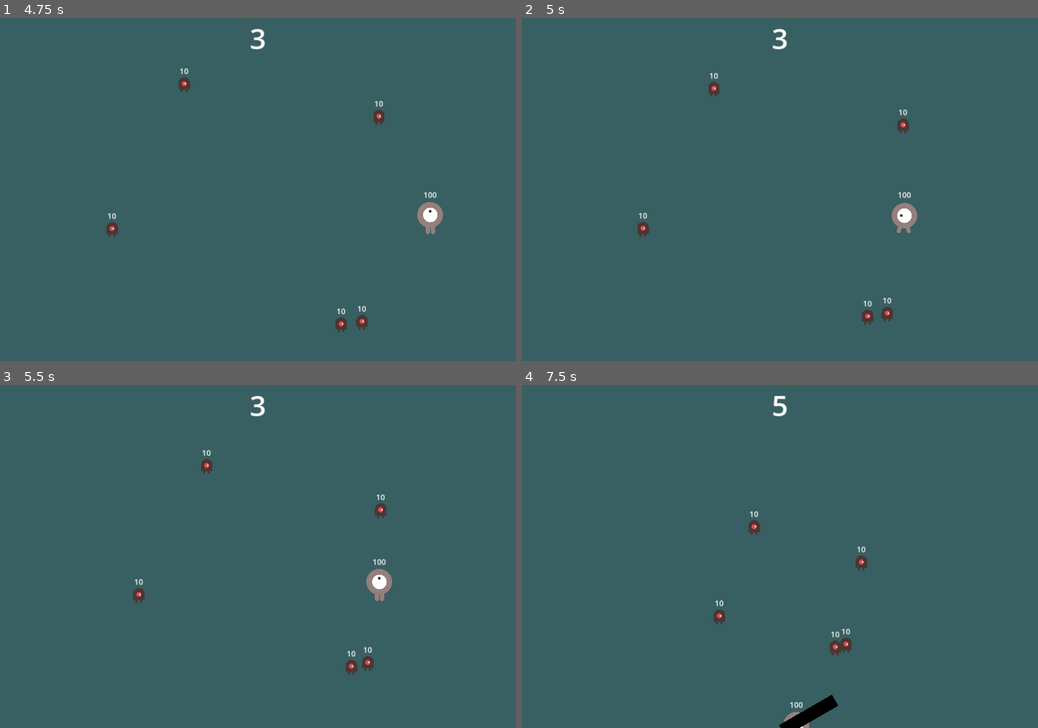
Above: before the commit, frames 1-4 (two rows, left to right).
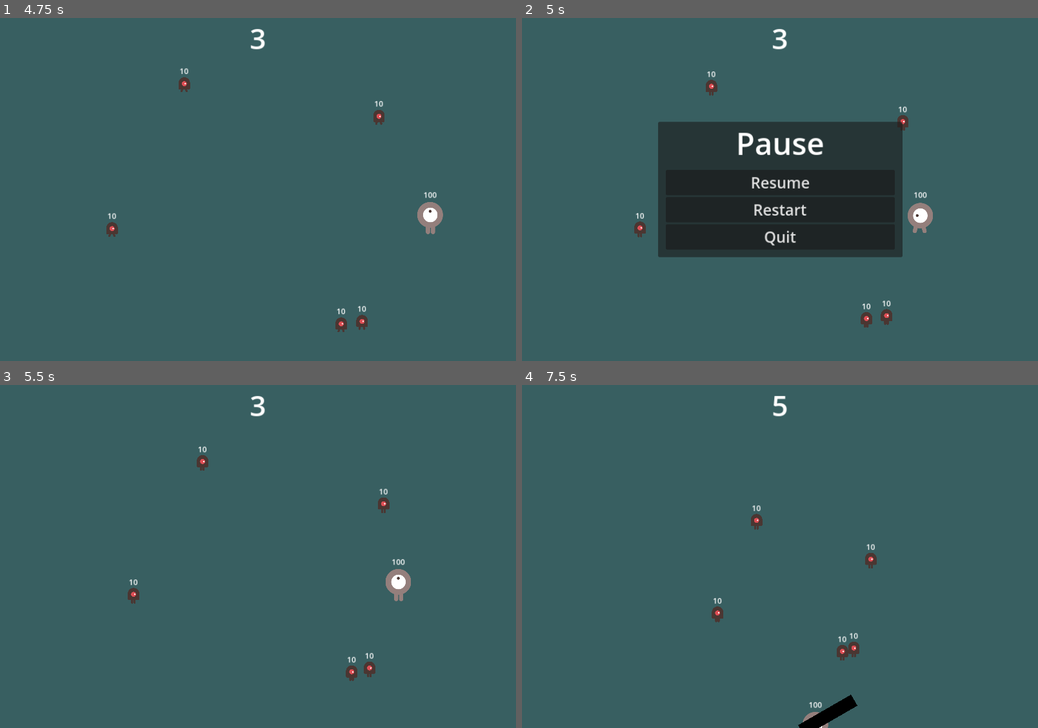
Above: after the commit, the same moments.

Repository: LimZiJia/SurviveTheSemester
Game: Godot game, scene res://main.tscn
The game is run twice, just before and just after one commit, with the same random seed, the same clock (stepped at 60 frames per second) and the same inputs.
Inputs (mouse positions are in pixels of both pictures, inside the frame that each line leads up to):
- Up to frame 1 (4.75 s): click "Start" at 0.5 s; tap Enter (start_game) at 1.25, 1.35, 2.3, 2.85, 3.6, 4.55 s; hold D (move_right) 1.28-2.03 s; hold S (move_down) 2.03-2.78 s; tap Space (attack) at 2.1, 4.35 s; hold D (move_right) 2.78-3.53 s; hold W (move_up) 3.53-4.28 s; hold A (move_left) from 4.28 s (still down)
- Up to frame 2 (5 s): keep holding A (move_left); tap Escape (pause, bound only after the commit) at 4.9 s
- Up to frame 3 (5.5 s): release A (move_left) at 5 s; click (258, 549) at 5 s, where only the run after the commit has a clickable "Resume"
- Up to frame 4 (7.5 s): hold A (move_left) 5.78-6.53 s; tap Enter (start_game) at 5.85, 6.6 s; hold S (move_down) 6.53-7.28 s; hold D (move_right) from 7.28 s (still down); tap Space (attack) at 7.35 s

Frame 1 is identical in both runs. In frame 2, 20% of the frame differs, in the area x 21-80%, y 15-91%; in frame 3, 1.3%; in frame 4, 1.4%.

Commit message:
Added pause menu
1) Added ability to pause, restart game
2) Added pause menu that is activated by the ESC key and includes resume, restart, quit
3) Modified visibility of melee weapon rather than just the sprite

Diff:
--- a/config/wave_config.json
+++ b/config/wave_config.json
@@ -33,5 +33,19 @@
 		"damage": 10.0,
 		"count": 8,
 		"cooldown": 15.0
+	},
+	{
+		"health": 15.0,
+		"speed": 150.0,
+		"damage": 7.0,
+		"count": 20,
+		"cooldown": 5.0
+	},
+	{
+		"health": 5.0,
+		"speed": 75.0,
+		"damage": 5.0,
+		"count": 20,
+		"cooldown": 15.0
 	}
 ]
--- a/main.gd
+++ b/main.gd
@@ -2,9 +2,11 @@
 
 
 var score := 0
+var is_playing := false
 
 
 func new_game() -> void:
+	is_playing = true
 	score = 0
 	$HUD.update_score(score)
 
@@ -20,6 +22,7 @@
 
 
 func game_over() -> void:
+	is_playing = false
 	get_tree().call_group("mobs", "stop")
 	$WaveController.stop()
 	$ScoreTimer.stop()
@@ -27,6 +30,19 @@
 	$HUD.show_game_over()
 
 
+func restart_game() -> void:
+	$WaveController.stop()
+	$ScoreTimer.stop()
+	$MobTimer.stop()
+
+	new_game()
+
+
+func _input(event: InputEvent) -> void:
+	if event.is_action_pressed("pause") && is_playing:
+		$PauseMenu.pause()
+
+
 func _on_score_timer_timeout() -> void:
 	score += 1
 	$HUD.update_score(score)
--- a/main.tscn
+++ b/main.tscn
@@ -1,10 +1,11 @@
-[gd_scene load_steps=7 format=3 uid="uid://dhdc2gdsepjlg"]
+[gd_scene load_steps=8 format=3 uid="uid://dhdc2gdsepjlg"]
 
 [ext_resource type="PackedScene" uid="uid://24c77tnfu1qt" path="res://mob.tscn" id="1_0euvk"]
 [ext_resource type="PackedScene" uid="uid://bo7u78xqoo0oj" path="res://player.tscn" id="1_63u67"]
 [ext_resource type="Script" path="res://main.gd" id="1_icddk"]
 [ext_resource type="PackedScene" uid="uid://btoirnyhcke3x" path="res://hud.tscn" id="3_cdudp"]
 [ext_resource type="PackedScene" uid="uid://br24lgoadrfx8" path="res://wave_controller.tscn" id="3_mnirc"]
+[ext_resource type="PackedScene" uid="uid://dwhg23qa5e7xs" path="res://pause_menu.tscn" id="6_ln0do"]
 
 [sub_resource type="Curve2D" id="Curve2D_u2oqr"]
 _data = {
@@ -48,6 +49,8 @@
 [node name="StartMarker" type="Marker2D" parent="."]
 position = Vector2(540, 420)
 
+[node name="PauseMenu" parent="." instance=ExtResource("6_ln0do")]
+
 [connection signal="start_game" from="HUD" to="." method="new_game"]
 [connection signal="dead" from="Player" to="." method="game_over"]
 [connection signal="timeout" from="ScoreTimer" to="." method="_on_score_timer_timeout"]
--- /dev/null
+++ b/pause_menu.gd
@@ -0,0 +1,29 @@
+extends ColorRect
+
+@onready var resume_button: Button = \
+	$CenterContainer/PanelContainer/MarginContainer/VBoxContainer/ResumeButton
+@onready var restart_button: Button = \
+	$CenterContainer/PanelContainer/MarginContainer/VBoxContainer/RestartButton
+@onready var quit_button: Button = \
+	$CenterContainer/PanelContainer/MarginContainer/VBoxContainer/QuitButton
+
+func _ready() -> void:
+	resume_button.pressed.connect(resume)
+	restart_button.pressed.connect(restart)
+	quit_button.pressed.connect(get_tree().quit)
+
+
+func pause() -> void:
+	self.visible = true
+	get_tree().paused = true
+
+
+func resume() -> void:
+	self.visible = false
+	get_tree().paused = false
+
+
+func restart() -> void:
+	self.visible = false
+	get_tree().paused = false
+	owner.restart_game()
--- /dev/null
+++ b/pause_menu.tscn
@@ -0,0 +1,62 @@
+[gd_scene load_steps=2 format=3 uid="uid://dwhg23qa5e7xs"]
+
+[ext_resource type="Script" path="res://pause_menu.gd" id="1_p5osi"]
+
+[node name="PauseMenu" type="ColorRect"]
+process_mode = 2
+visible = false
+anchors_preset = 15
+anchor_right = 1.0
+anchor_bottom = 1.0
+grow_horizontal = 2
+grow_vertical = 2
+color = Color(1, 1, 1, 0)
+script = ExtResource("1_p5osi")
+
+[node name="CenterContainer" type="CenterContainer" parent="."]
+layout_mode = 1
+anchors_preset = 15
+anchor_right = 1.0
+anchor_bottom = 1.0
+grow_horizontal = 2
+grow_vertical = 2
+
+[node name="PanelContainer" type="PanelContainer" parent="CenterContainer"]
+custom_minimum_size = Vector2(512, 256)
+layout_mode = 2
+
+[node name="MarginContainer" type="MarginContainer" parent="CenterContainer/PanelContainer"]
+layout_mode = 2
+theme_override_constants/margin_left = 16
+theme_override_constants/margin_right = 16
+theme_override_constants/margin_bottom = 16
+
+[node name="VBoxContainer" type="VBoxContainer" parent="CenterContainer/PanelContainer/MarginContainer"]
+layout_mode = 2
+
+[node name="Label" type="Label" parent="CenterContainer/PanelContainer/MarginContainer/VBoxContainer"]
+layout_mode = 2
+theme_override_font_sizes/font_size = 64
+text = "Pause"
+horizontal_alignment = 1
+
+[node name="HSeparator" type="HSeparator" parent="CenterContainer/PanelContainer/MarginContainer/VBoxContainer"]
+layout_mode = 2
+
+[node name="ResumeButton" type="Button" parent="CenterContainer/PanelContainer/MarginContainer/VBoxContainer"]
+layout_mode = 2
+size_flags_vertical = 3
+theme_override_font_sizes/font_size = 32
+text = "Resume"
+
+[node name="RestartButton" type="Button" parent="CenterContainer/PanelContainer/MarginContainer/VBoxContainer"]
+layout_mode = 2
+size_flags_vertical = 3
+theme_override_font_sizes/font_size = 32
+text = "Restart"
+
+[node name="QuitButton" type="Button" parent="CenterContainer/PanelContainer/MarginContainer/VBoxContainer"]
+layout_mode = 2
+size_flags_vertical = 3
+theme_override_font_sizes/font_size = 32
+text = "Quit"
--- a/project.godot
+++ b/project.godot
@@ -57,6 +57,11 @@
 "events": [Object(InputEventKey,"resource_local_to_scene":false,"resource_name":"","device":-1,"window_id":0,"alt_press …(182 unchanged characters)…
 ]
 }
+pause={
+"deadzone": 0.5,
+"events": [Object(InputEventKey,"resource_local_to_scene":false,"resource_name":"","device":-1,"window_id":0,"alt_pressed":false,"shift_pressed":false,"ctrl_pressed":false,"meta_pressed":false,"pressed":false,"keycode":0,"physical_keycode":4194305,"key_label":0,"unicode":0,"echo":false,"script":null)
+]
+}
 
 [rendering]
 
--- a/weapons/melee.tscn
+++ b/weapons/melee.tscn
@@ -37,7 +37,7 @@
 tracks/2/type = "value"
 tracks/2/imported = false
 tracks/2/enabled = true
-tracks/2/path = NodePath("Sprite2D:visible")
+tracks/2/path = NodePath(".:visible")
 tracks/2/interp = 1
 tracks/2/loop_wrap = true
 tracks/2/keys = {
Not shown: 1 places in weapons/melee.tscn that only renumber resources
